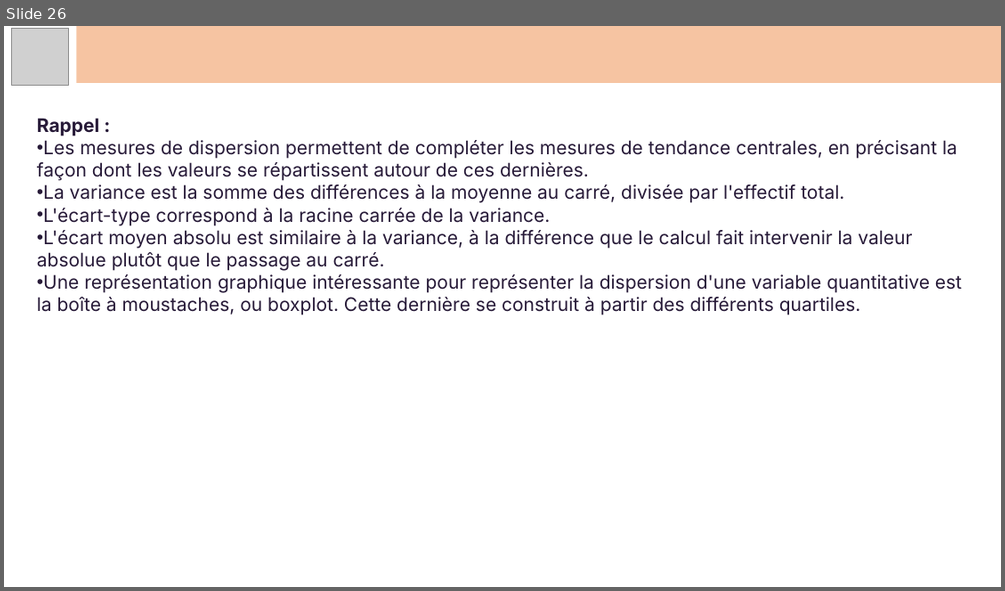
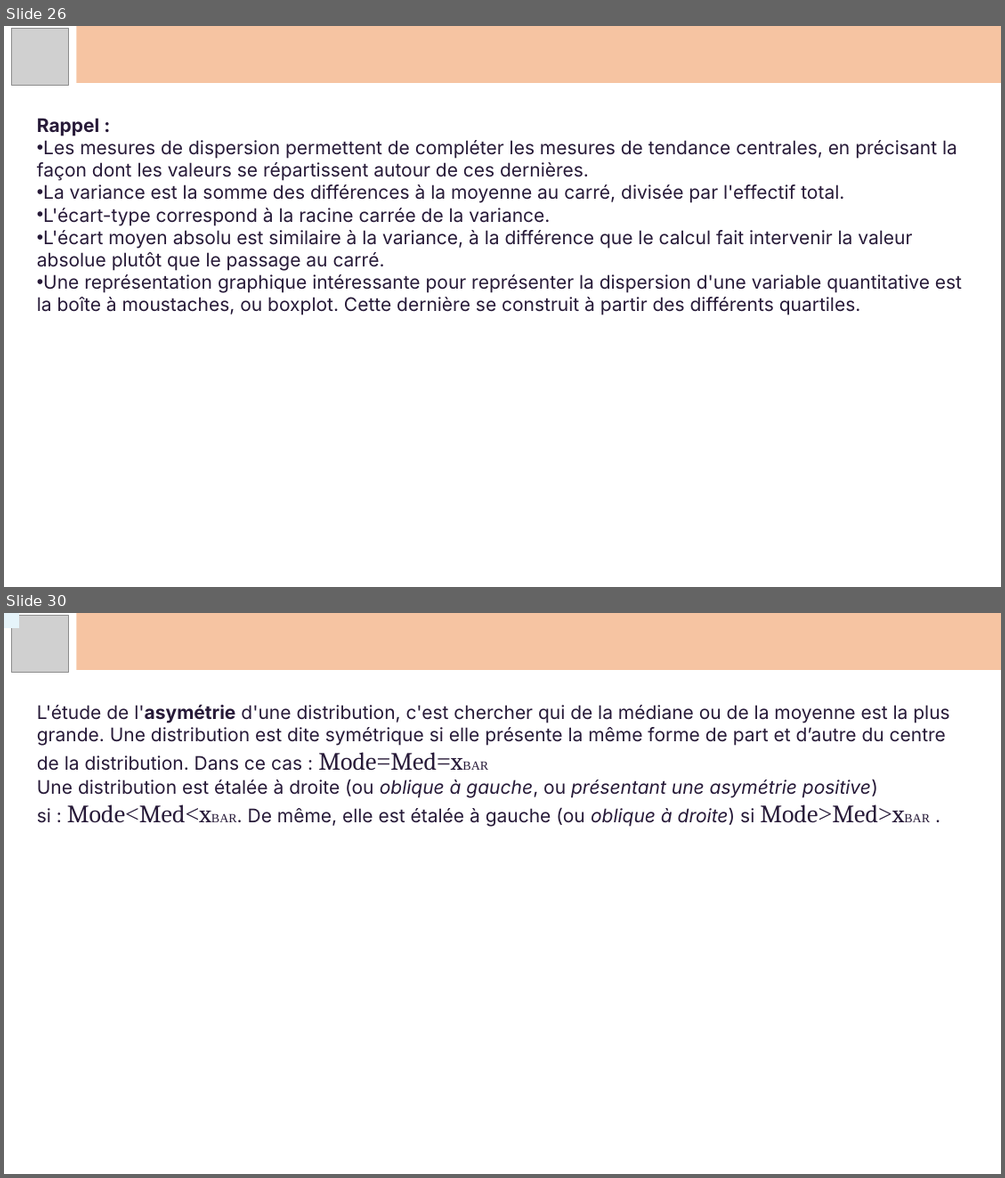
Before and after one commit to Koraiche/Artificial_Intelligence, a slide deck: Docs/Courses/Data Science/Data Analysis/Statistiques.pptx. Shown one above the other, each under a label of ours: slide 26 before the commit, slides 26 and 30 after it; the slides between them are not shown. The pictures are 1005x591 and 1005x1178 pixels, drawn with LibreOffice and Linux fonts; fonts in the diff are those of the drawing; grey boxes stand for pictures. Boxes give left, top, right and bottom in pixels: in the first picture for what was removed or moved away, otherwise in the second. Text is boxed around its words. In the diff, an @@ line names an element or a change of style, - is before the commit and + after.

```diff
--- a/Docs/Courses/Data Science/Data Analysis/Statistiques.pptx
+++ b/Docs/Courses/Data Science/Data Analysis/Statistiques.pptx
@@ slide 30 added at <box>4,613,1001,1174</box>, background #FFFFFF @@
@@ rectangle added at <box>4,613,19,628</box>, fill #E6F4FA @@
@@ picture added at <box>11,616,68,672</box> @@
@@ rectangle added at <box>77,613,1001,670</box>, fill #F4B183 at 75% opacity @@
@@ text added at <box>37,705,949,827</box>, 18 pt, text #271A38 @@
+L'étude de l'asymétrie d'une distribution, c'est chercher qui de la médiane ou de la moyenne est la plus grande. Une distribution est dite symétrique si elle présente la même forme de part et d’autre du centre de la distribution. Dans ce cas : Mode=Med=xBAR
+Une distribution est étalée à droite (ou oblique à gauche, ou présentant une asymétrie positive) si : Mode<Med<xBAR. De même, elle est étalée à gauche (ou oblique à droite) si Mode>Med>xBAR .
```
Also in this commit, not shown: 19 other slides added, 23 other files.
